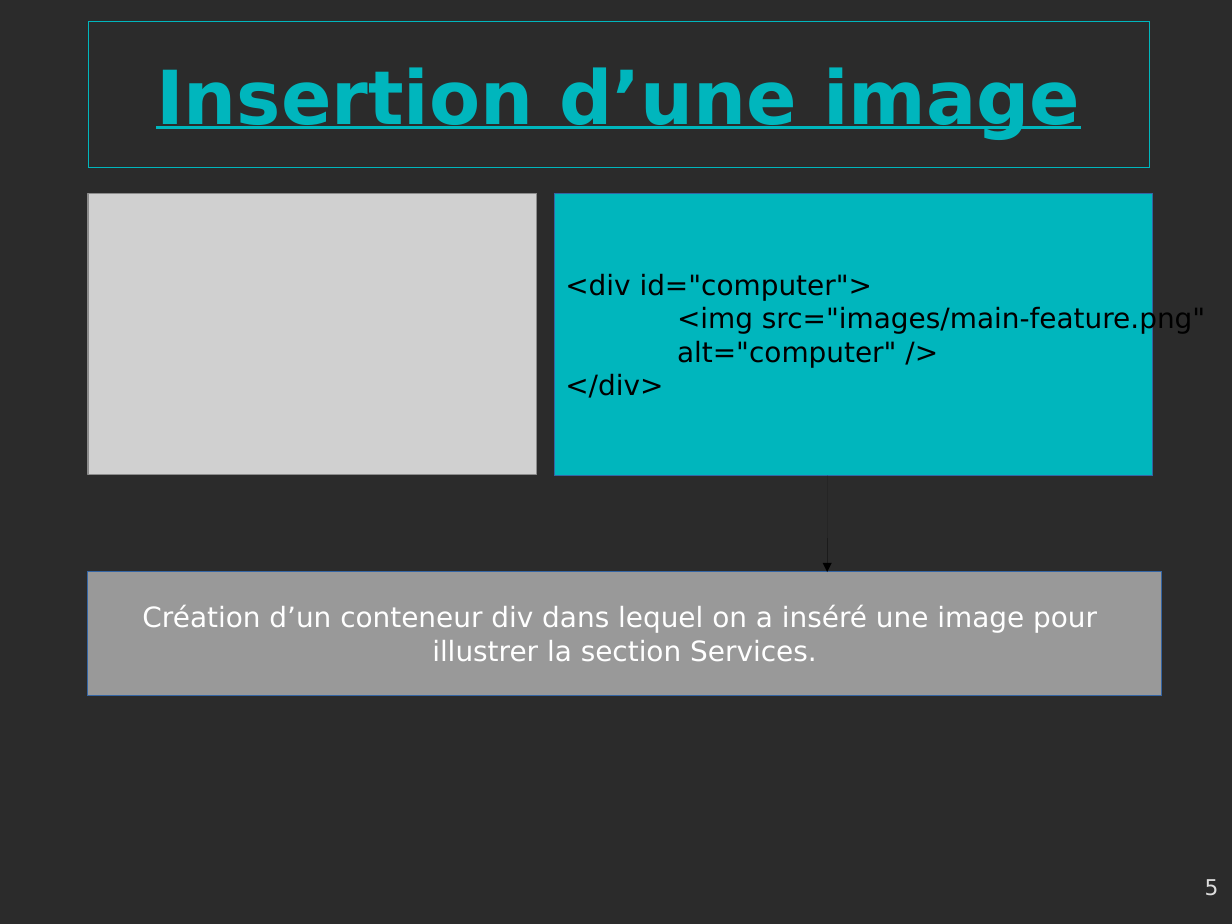
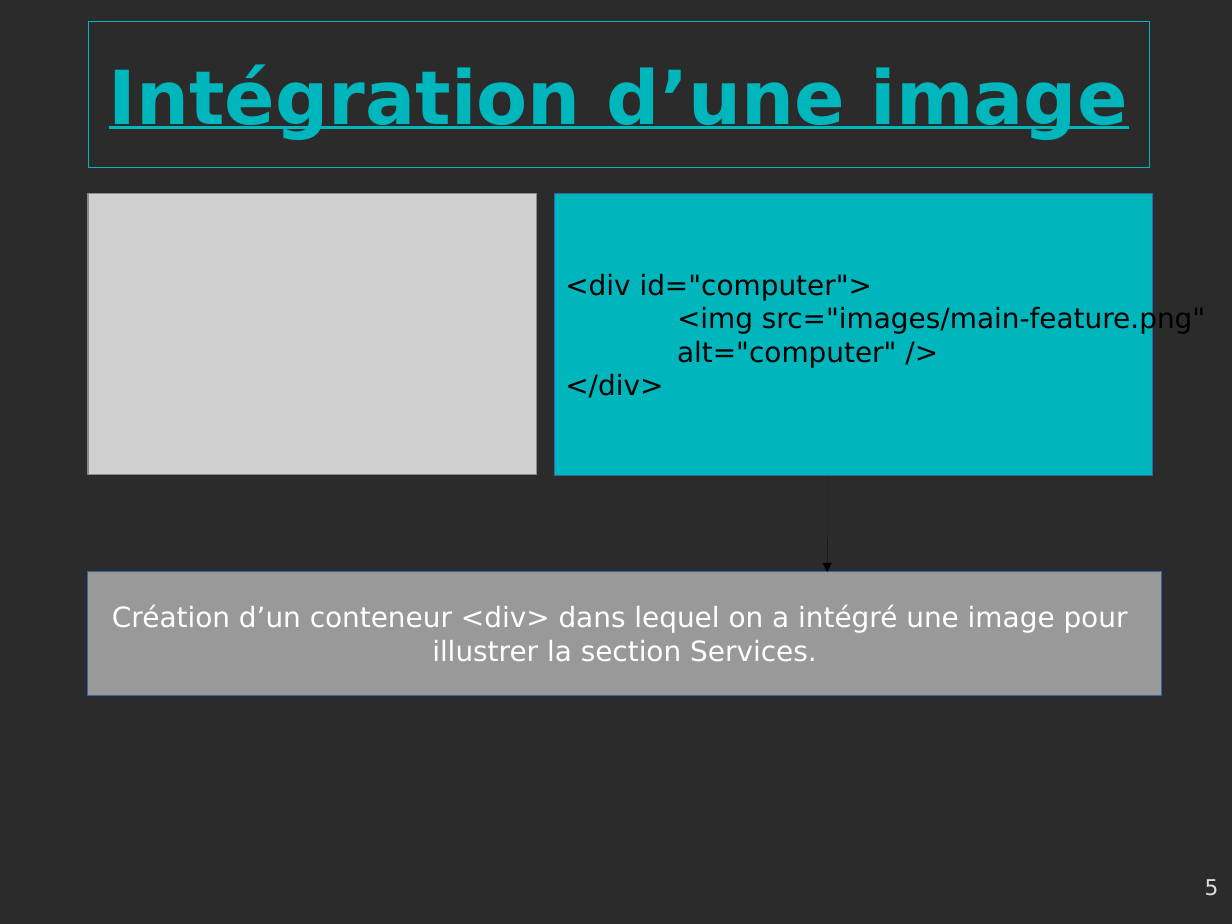
Before and after one commit to gambit13009/webagency, a slide deck: slide 5 of Webagency-presentation.odp. Drawn at 1232x924 pixels with LibreOffice and Linux fonts; fonts in the diff are those of the drawing; grey boxes stand for pictures; background and template pictures are left out; a plain dark background stands for a picture behind light text. Boxes give left, top, right and bottom in pixels: in the first picture for what was removed or moved away, otherwise in the second. Text is boxed around its words. In the diff, an @@ line names an element or a change of style, - is before the commit and + after.

```diff
--- a/Webagency-presentation.odp
+++ b/Webagency-presentation.odp
@@ title at (109,64,1128,140): text changed @@
-Insertion d’une image
+Intégration d’une image
@@ text in rectangle at (112,605,1128,633): text changed @@
-Création d’un conteneur div dans lequel on a inséré une image pour
+Création d’un conteneur <div> dans lequel on a intégré une image pour
```
Also in this commit, not shown: 8 other slides changed, 3 other files.
